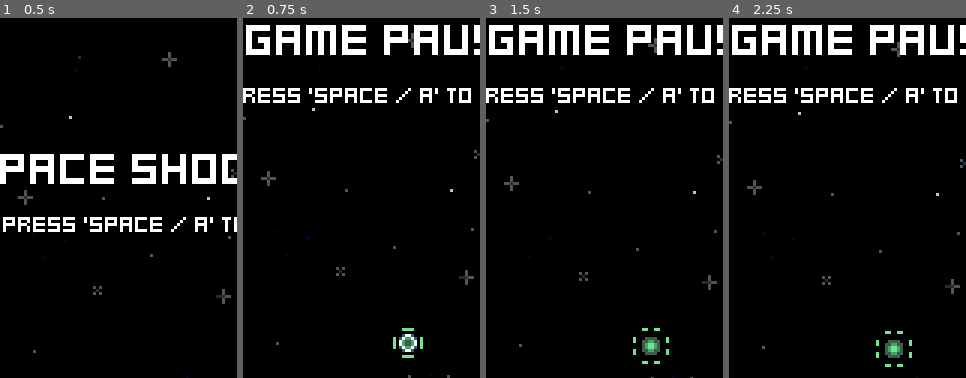
Above: before the commit, frames 1-4 (left to right).
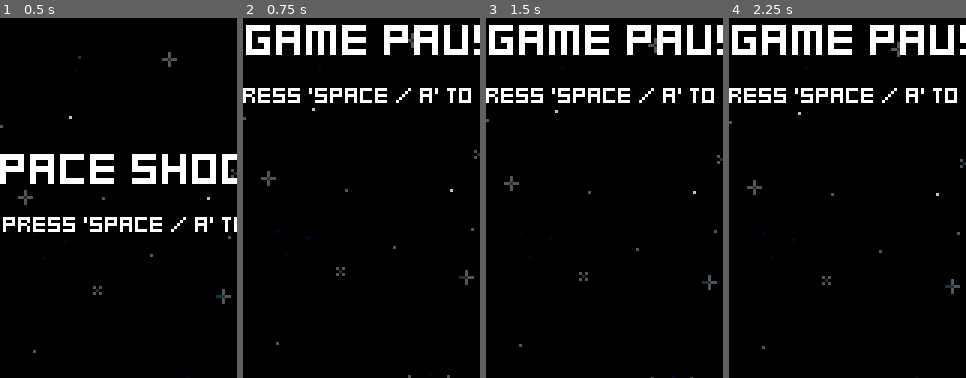
Above: after the commit, the same moments.

Repository: jacristi/godot-space-shooter
Game: Godot game, scene res://ui/menu.tscn
Two runs of this game, one before a commit and one after it. Both use one fixed random seed, a clock stepped at 60 frames per second and the inputs below.
Inputs:
- Up to frame 1 (0.5 s): no input
- Up to frame 2 (0.75 s): tap Space (fire) at 0.5, 0.6 s; hold D (move_right) from 0.53 s (still down)
- Up to frame 3 (1.5 s): tap Space (fire) at 1.25, 1.35 s; release D (move_right) at 1.28 s; hold S (move_down) from 1.28 s (still down)
- Up to frame 4 (2.25 s): tap Space (fire) at 2, 2.1 s; release S (move_down) at 2.03 s; hold D (move_right) from 2.03 s (still down)
The pictures show only the part of the screen within x 17-67%, y 27-77%; the shares and areas given below are measured in that part.

Frame 1 is identical in both runs. In frame 2, 0.5% of the frame differs, in the area x 63-76%, y 86-95%; in frame 3, 0.5%; in frame 4, 0.5%.

Commit message:
feat: remove extra pickups

Diff:
--- a/scenes/game.tscn
+++ b/scenes/game.tscn
@@ -8,7 +8,6 @@
 [ext_resource type="PackedScene" uid="uid://di2ph76flv6jj" path="res://pickups/pickup_generator.tscn" id="5_824rs"]
 [ext_resource type="LabelSettings" uid="uid://cjof1qwn8asa1" path="res://fonts/default_label_settings.tres" id="5_tlyl2"]
 [ext_resource type="PackedScene" uid="uid://3etvr5r3lq15" path="res://ui/pause_menu.tscn" id="7_of8lj"]
-[ext_resource type="PackedScene" uid="uid://chrwe6wygwpss" path="res://pickups/green_pickup.tscn" id="9_mmmsl"]
 
 [node name="Game" type="Node2D"]
 script = ExtResource("1_1juuu")
@@ -36,6 +35,3 @@
 offset_top = 77.0
 offset_right = 81.0
 offset_bottom = 77.0
-
-[node name="GreenPickup" parent="." instance=ExtResource("9_mmmsl")]
-position = Vector2(82, 171)
Not shown: 1 places in scenes/game.tscn that only renumber resources
